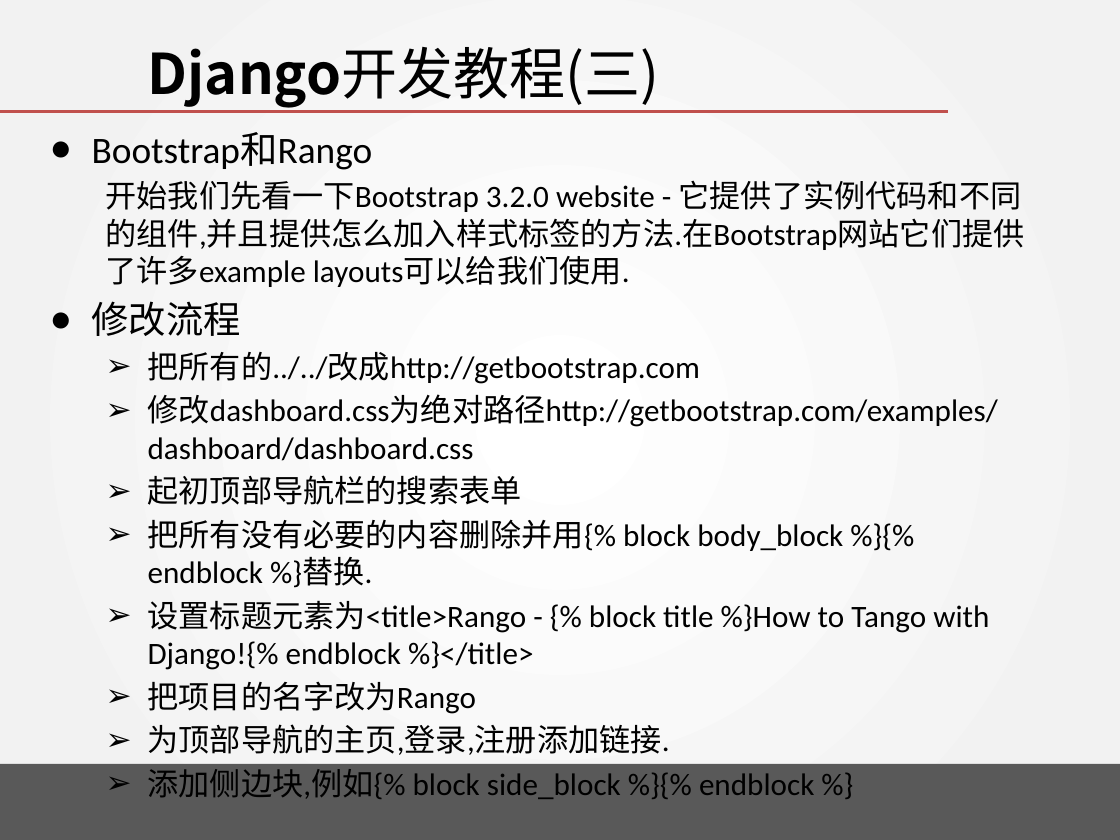
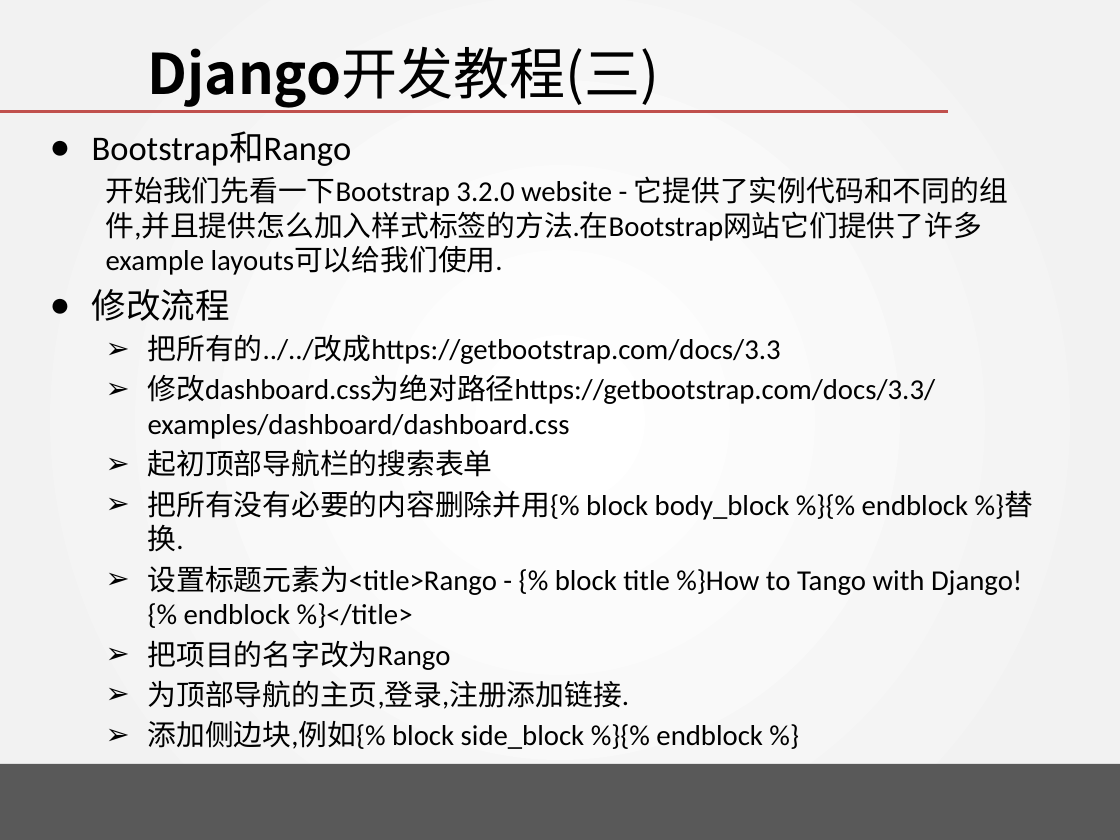
Before and after one commit to wangjin0818/Creative_Experiment_2018, a slide deck: slide 19 of week 06/Tango with Django - III.pptx. Drawn at 1120x840 pixels with LibreOffice and Linux fonts; fonts in the diff are those of the drawing; background and template pictures are left out. Boxes give left, top, right and bottom in pixels: in the first picture for what was removed or moved away, otherwise in the second. Text is boxed around its words. In the diff, an @@ line names an element or a change of style, - is before the commit and + after.

```diff
--- a/week 06/Tango with Django - III.pptx
+++ b/week 06/Tango with Django - III.pptx
@@ text at (92, 131, 1033, 749): size 24 to 22.2 pt in "Bootstrap和Rango", "修改流程"; size 20 to 18.5 pt in "开始我们先看一下Bootstrap 3.2.0 website - 它提供了实例代码和不同的组件,并且提供怎么加入样式标 ...", "起初顶部导航栏的搜索表单", "把所有没有必要的内容删除并用{% block body_block %}{% endblock %}替换.", "设置标题元素为<title>Rango - {% block title %}How to ..." and 3 more places @@
@@ text at (148, 334, 936, 439): text changed; size 20 to 18.5 pt @@
-  ➢ 把所有的../../改成http://getbootstrap.com
-  ➢ 修改dashboard.css为绝对路径http://getbootstrap.com/examples/dashboard/dashboard.css
+  ➢ 把所有的../../改成https://getbootstrap.com/docs/3.3
+  ➢ 修改dashboard.css为绝对路径https://getbootstrap.com/docs/3.3/examples/dashboard/dashboard.css
```
Also in this commit, not shown: 4 other slides changed.
